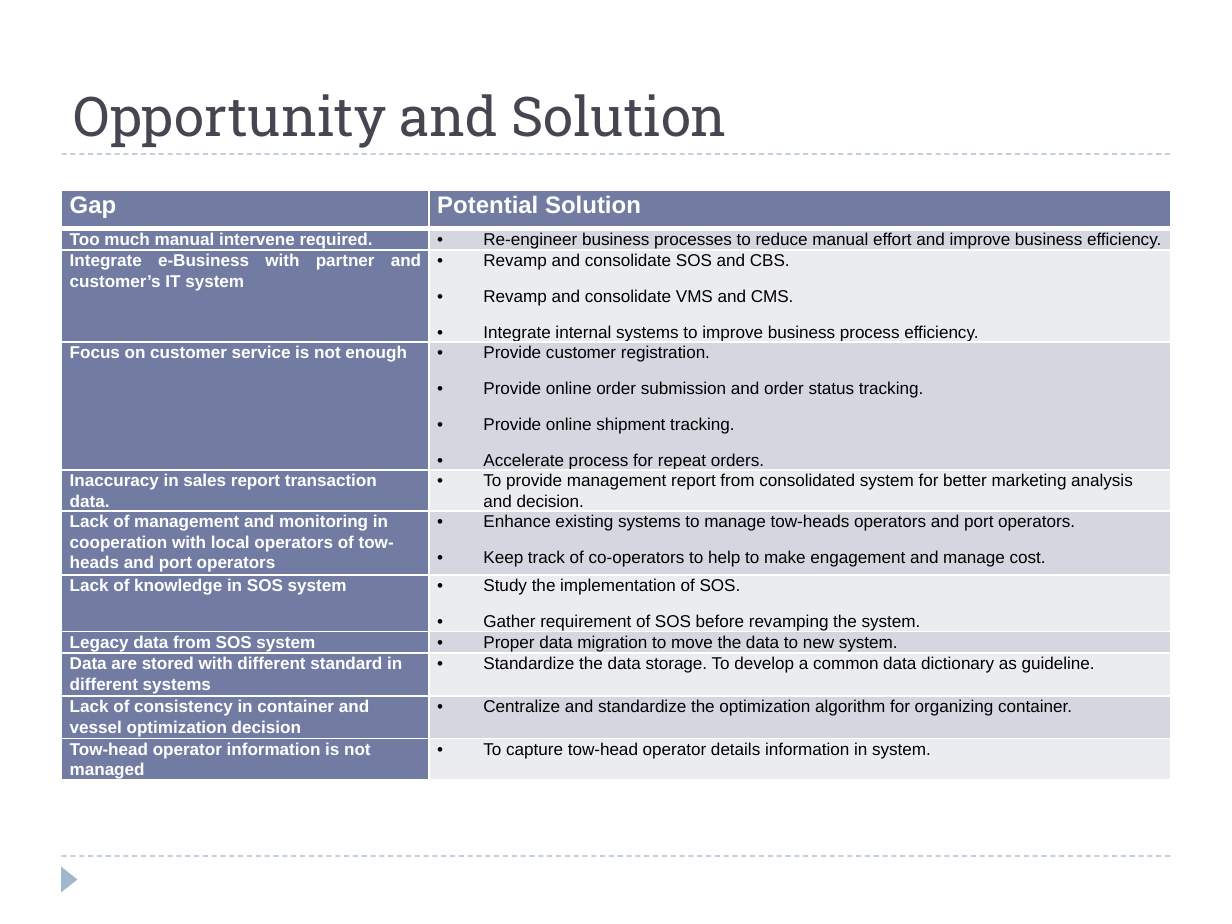
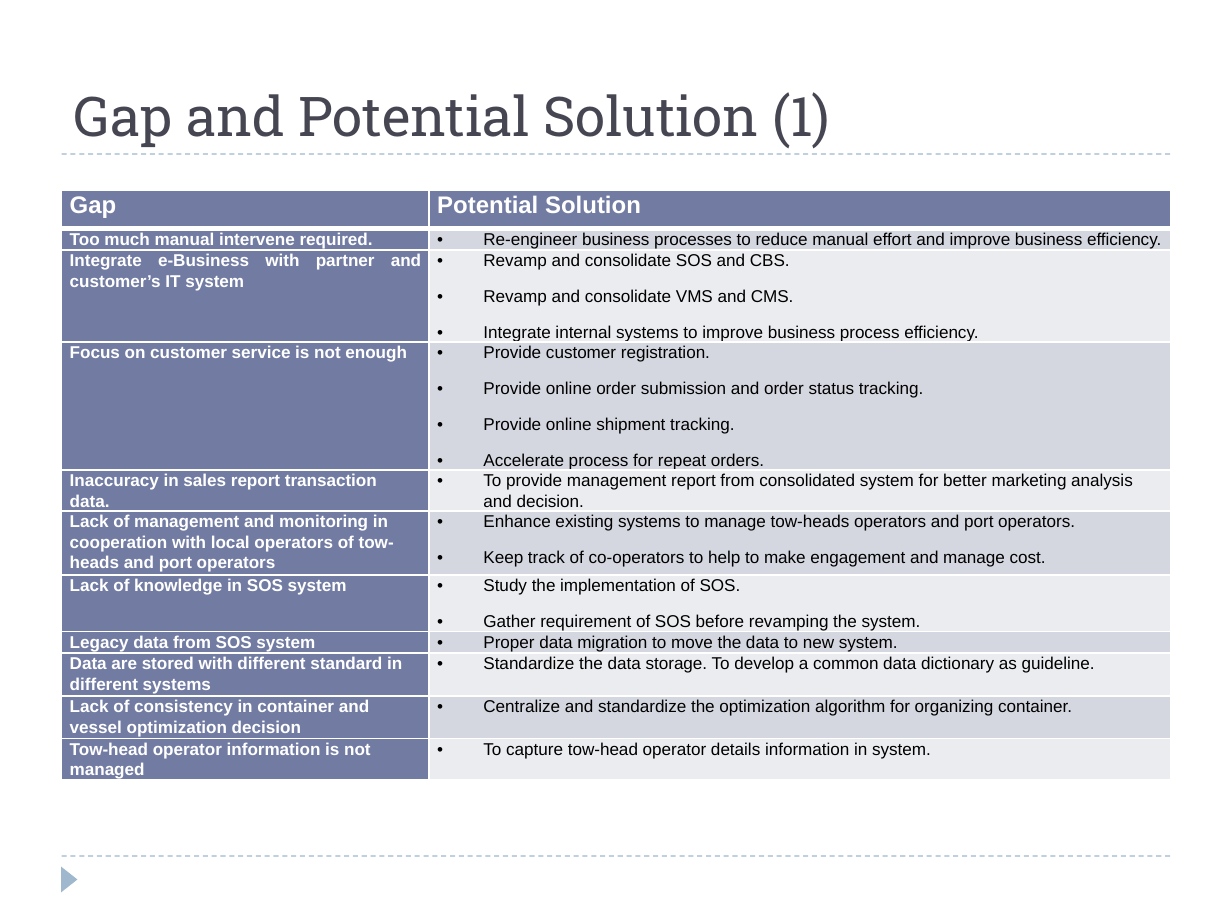
Before and after one commit to windieccf/t1-shipping, a slide deck: slide 34 of Enterprise Architech Presentation.pptx (slide 32 before the commit). Drawn at 1232x924 pixels with LibreOffice and Linux fonts; fonts in the diff are those of the drawing. Boxes give left, top, right and bottom in pixels: in the first picture for what was removed or moved away, otherwise in the second. Text is boxed around its words. In the diff, an @@ line names an element or a change of style, - is before the commit and + after.

```diff
--- a/Enterprise Architech Presentation.pptx
+++ b/Enterprise Architech Presentation.pptx
@@ title at bbox=[74, 92, 830, 148]: text changed @@
-Opportunity and Solution
+Gap and Potential Solution (1)
```
Also in this commit, not shown: 6 other slides changed, 3 slides added, 1 slide removed.
